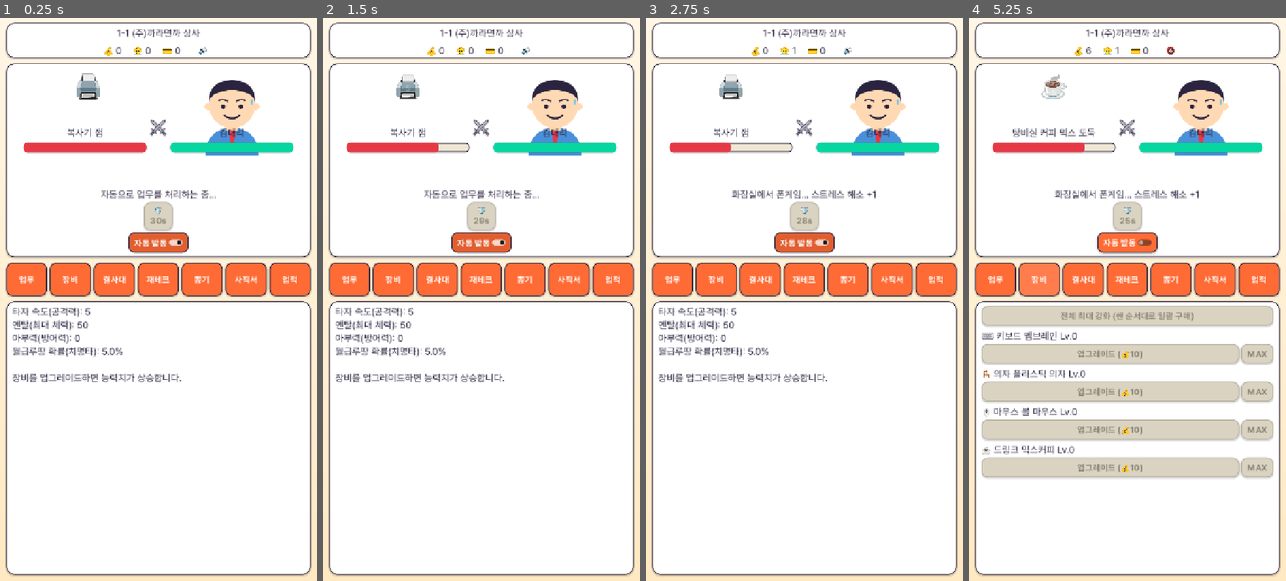
Above: before the commit, frames 1-4 (left to right).
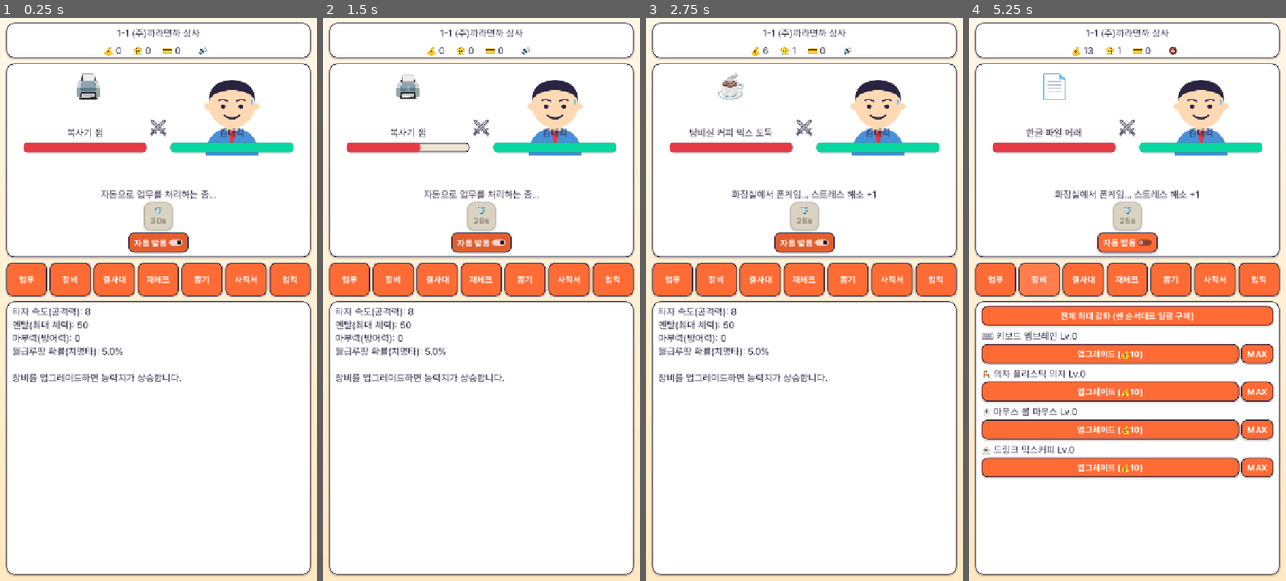
Above: after the commit, the same moments.

Repository: InjunKang/resignation-clicker
Game: Godot game, scene res://scenes/Main.tscn
Same seed, same stepped clock (60 frames per second), same inputs: the game is played once before the commit and once after it.
Inputs (mouse positions are in pixels of both pictures, inside the frame that each line leads up to):
- Up to frame 1 (0.25 s): no input
- Up to frame 2 (1.5 s): click "🔊" at 0.5 s; click "🔇" at 1.25 s
- Up to frame 3 (2.75 s): click (804, 124) at 2 s
- Up to frame 4 (5.25 s): click "자동 발동" at 2.75 s; click "🔊" at 3.5 s; click "업무" at 4.25 s; click "장비" at 5 s

The runs differ from the first frame. In frame 1, less than 0.1% of the frame differs, in the area x 26-29%, y 51-53%; in frame 2, 0.1%; in frame 3, 0.9%; in frame 4, 17%, in the area x 4-96%, y 5-82%.

Commit message:
Bigger stages, easier early boss, faster-feeling combat
Feedback: stages felt too small so the early boss felt too strong, and
the game wanted more speed overall.

- MOBS_PER_STAGE 10 -> 20: twice as many mobs (and passive-income time)
  to build up gold/gear before each boss check.
- Decoupled boss HP from MOBS_PER_STAGE (it used to multiply directly,
  so simply doubling MOBS_PER_STAGE would have doubled boss HP too —
  the opposite of "easier"). New GameData.BOSS_HP_MOB_MULTIPLIER (20)
  sets boss HP independently; first boss HP goes 600 -> 400.
- BASE_ATK 5 -> 8: faster mob kills despite the bigger mob count per
  stage, and a much smaller gear-upgrade gap needed to beat the first
  boss (roughly 6x required gear growth before -> ~2.5x now).
- BattleView.ATTACK_ROLL_INTERVAL 1.0s -> 0.5s: attacks (and their
  lunge/shake/floating-number juice) fire twice as often. Damage per
  hit scales with the interval so total DPS is unchanged — this is a
  pure feel/pacing change, not a balance change (aside from crit rolls
  now happening twice as often, a minor incidental buff).

Re-ran the balance simulation with the new numbers before touching
Godot code: first boss now clears around minute 9-10 (passive_ratio
0.3) needing only ~level 12 gear, versus needing level 25+ before, with
no stalls through stage 30. Verified in-engine via headless run/export
(mob count and gold accumulation match the new formulas) and a full
7-tab Playwright pass: 0 console errors, stats panel confirms ATK 8.

Co-Authored-By: Claude Sonnet 5 <noreply@anthropic.com>

Diff:
--- a/scripts/autoload/GameData.gd
+++ b/scripts/autoload/GameData.gd
@@ -3,11 +3,12 @@
 ## 이 스크립트는 런타임 상태를 갖지 않는다. 상태는 GameState에서 관리한다.
 
 const STAGE_COUNT := 10 # 회사당 서브스테이지 수 (1-1 ~ 1-10)
-const MOBS_PER_STAGE := 10 # 보스 등장까지 처치해야 하는 몹 수
+const MOBS_PER_STAGE := 20 # 보스 등장까지 처치해야 하는 몹 수 (스테이지를 더 크게)
+const BOSS_HP_MOB_MULTIPLIER := 20.0 # 보스 체력 = 몹 체력 * 이 값 (MOBS_PER_STAGE와 분리)
 const BOSS_ATTACK_INTERVAL := 2.0
 const BOSS_RETRY_MOB_COUNT := 3 # 보스전에서 지면 재도전 전에 처리해야 하는 부하 수
 
-const BASE_ATK := 5.0
+const BASE_ATK := 8.0 # 초반 보스가 너무 강하다는 피드백으로 상향(5 -> 8)
 const BASE_HP := 50.0
 const BASE_DEF := 0.0
 
@@ -63,7 +64,7 @@
 	return 5.0 * pow(1.15, stage_index)
 
 func get_boss_hp(stage_index: int) -> float:
-	return get_mob_hp(stage_index) * MOBS_PER_STAGE * 3.0
+	return get_mob_hp(stage_index) * BOSS_HP_MOB_MULTIPLIER
 
 func get_boss_gold_reward(stage_index: int) -> float:
 	return get_mob_gold_reward(stage_index) * MOBS_PER_STAGE * 5.0
--- a/scripts/battle_view.gd
+++ b/scripts/battle_view.gd
@@ -3,7 +3,7 @@
 ## 전투 화면: 몹/보스 vs 김대리. 코어 루프(자동 공격, 보스전, 결사대 DPS,
 ## 액티브 스킬 오토캐스트, 탭 미니게임)를 담당한다.
 
-const ATTACK_ROLL_INTERVAL := 1.0
+const ATTACK_ROLL_INTERVAL := 0.5 # 더 스피드있게 느껴지도록 공격 빈도를 2배로(초당 데미지 총량은 동일)
 
 var enemy_hp: float = 0.0
 var enemy_max_hp: float = 0.0
